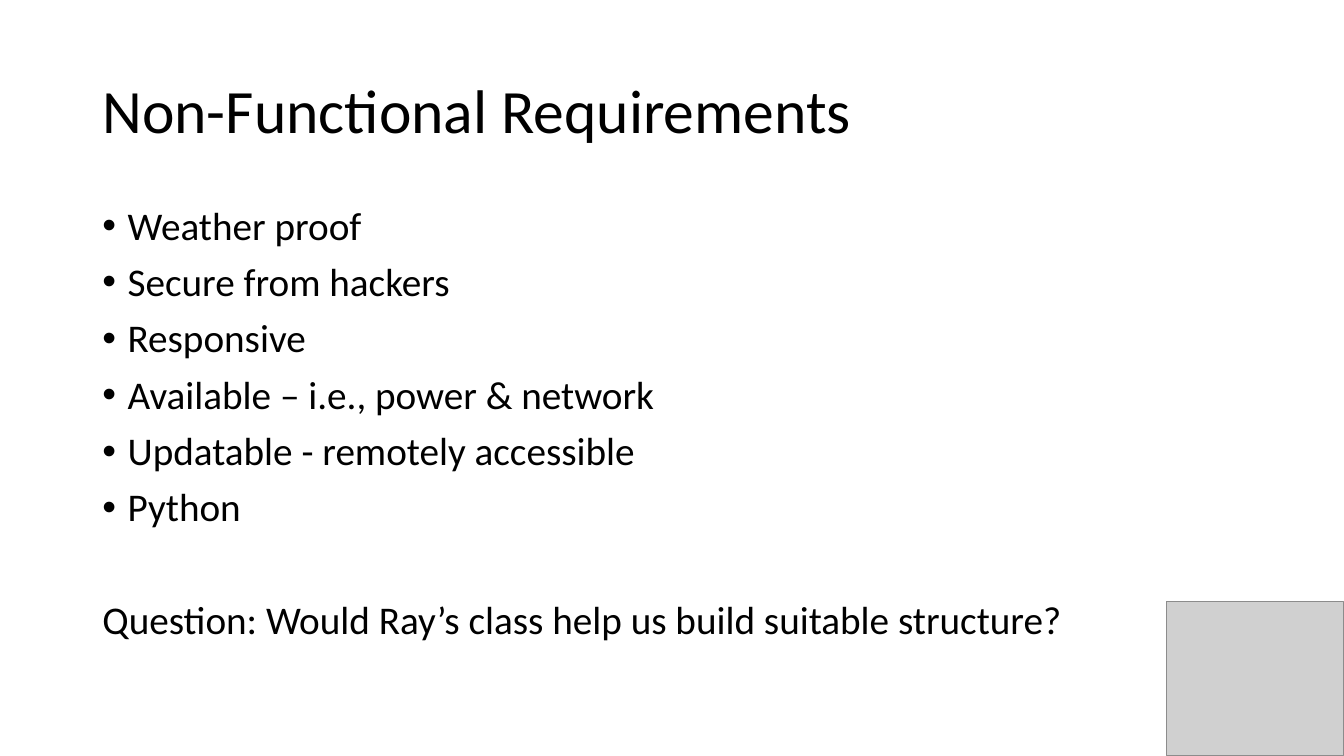
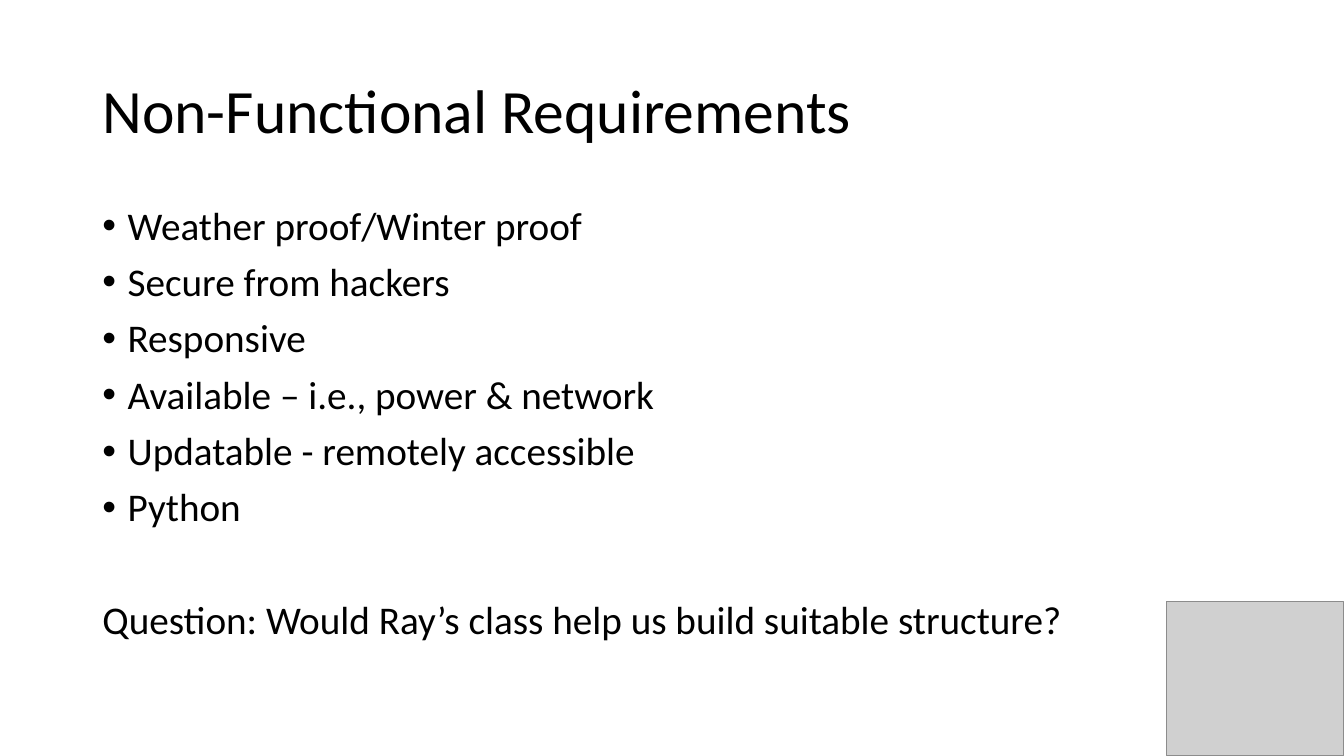
Before and after one commit to crimeprophet/CodeSaints, a slide deck: slide 4 of Weather Station.pptx. Drawn at 1344x756 pixels with LibreOffice and Linux fonts; fonts in the diff are those of the drawing; grey boxes stand for pictures. Boxes give left, top, right and bottom in pixels: in the first picture for what was removed or moved away, otherwise in the second. Text is boxed around its words. In the diff, an @@ line names an element or a change of style, - is before the commit and + after.

Commit message:
Added weather considerations.

```diff
--- a/Weather Station.pptx
+++ b/Weather Station.pptx
@@ text at (128, 212, 582, 247): text changed @@
-• Weather proof
+• Weather proof/Winter proof
```
